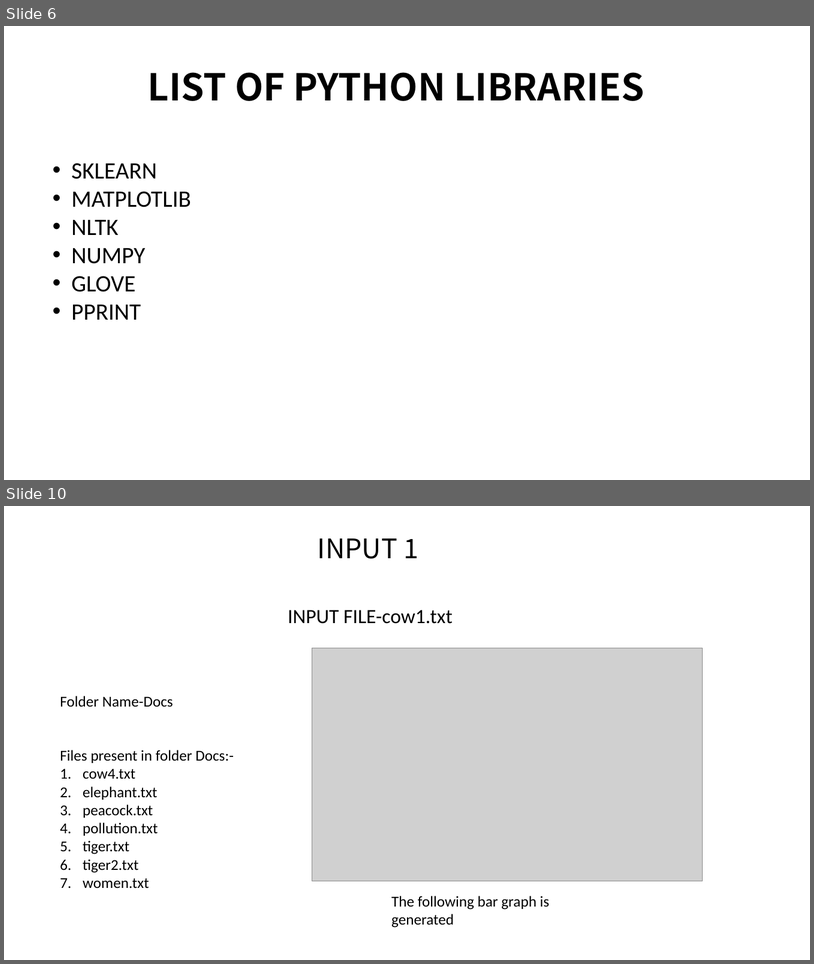
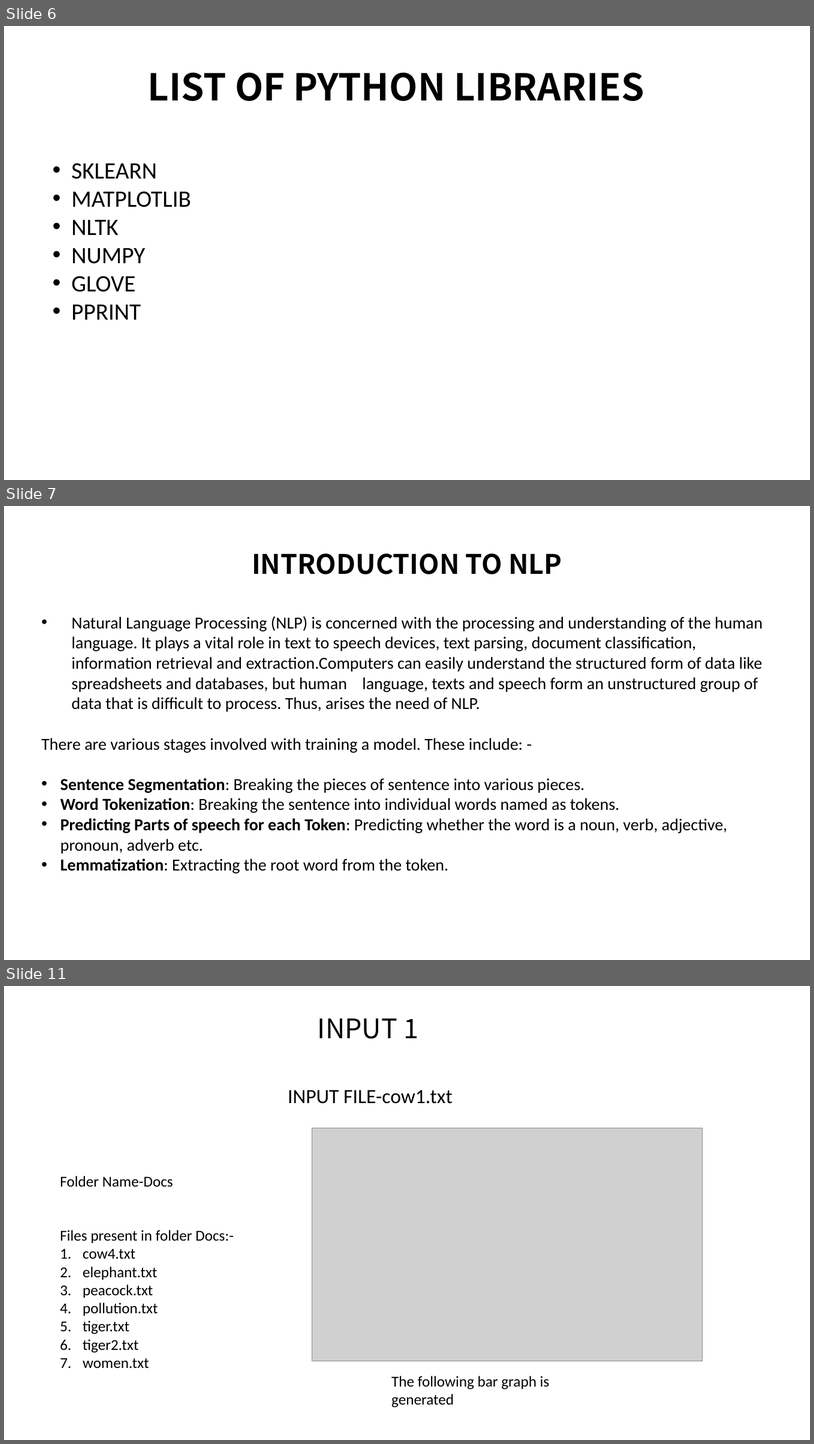
Before and after one commit to RiturajRoy/cte-repository, a slide deck: Final Project.pptx. Shown one above the other, each under a label of ours: slides 6 and 10 before the commit, slides 6, 7 and 11 after it; the slides between them are not shown. The pictures are 814x964 and 814x1444 pixels, drawn with LibreOffice and Linux fonts; fonts in the diff are those of the drawing; grey boxes stand for pictures. Boxes give left, top, right and bottom in pixels: in the first picture for what was removed or moved away, otherwise in the second. Text is boxed around its words. In the diff, an @@ line names an element or a change of style, - is before the commit and + after.

```diff
--- a/Final Project.pptx
+++ b/Final Project.pptx
@@ slide 7 added at (4, 506, 810, 960), background #FFFFFF @@
@@ text added at (41, 553, 763, 873), 20 pt, text #000000 @@
+INTRODUCTION TO NLP
+• Natural Language Processing (NLP) is concerned with the processing and understanding of the human language. It plays a vital role in text to speech devices, text parsing, document classification, information retrieval and extraction.Computers can easily understand the structured form of data like spreadsheets and databases, but human language, texts and speech form an unstructured group of data that is difficult to process. Thus, arises the need of NLP.
+There are various stages involved with training a model. These include: -
+• Sentence Segmentation: Breaking the pieces of sentence into various pieces.
+• Word Tokenization: Breaking the sentence into individual words named as tokens.
+• Predicting Parts of speech for each Token: Predicting whether the word is a noun, verb, adjective, pronoun, adverb etc.
+• Lemmatization: Extracting the root word from the token.
@@ what was slide 10 is now slide 11 @@
```
Also in this commit, not shown: 4 slides changed, 1 other slide added, 1 slide removed.
